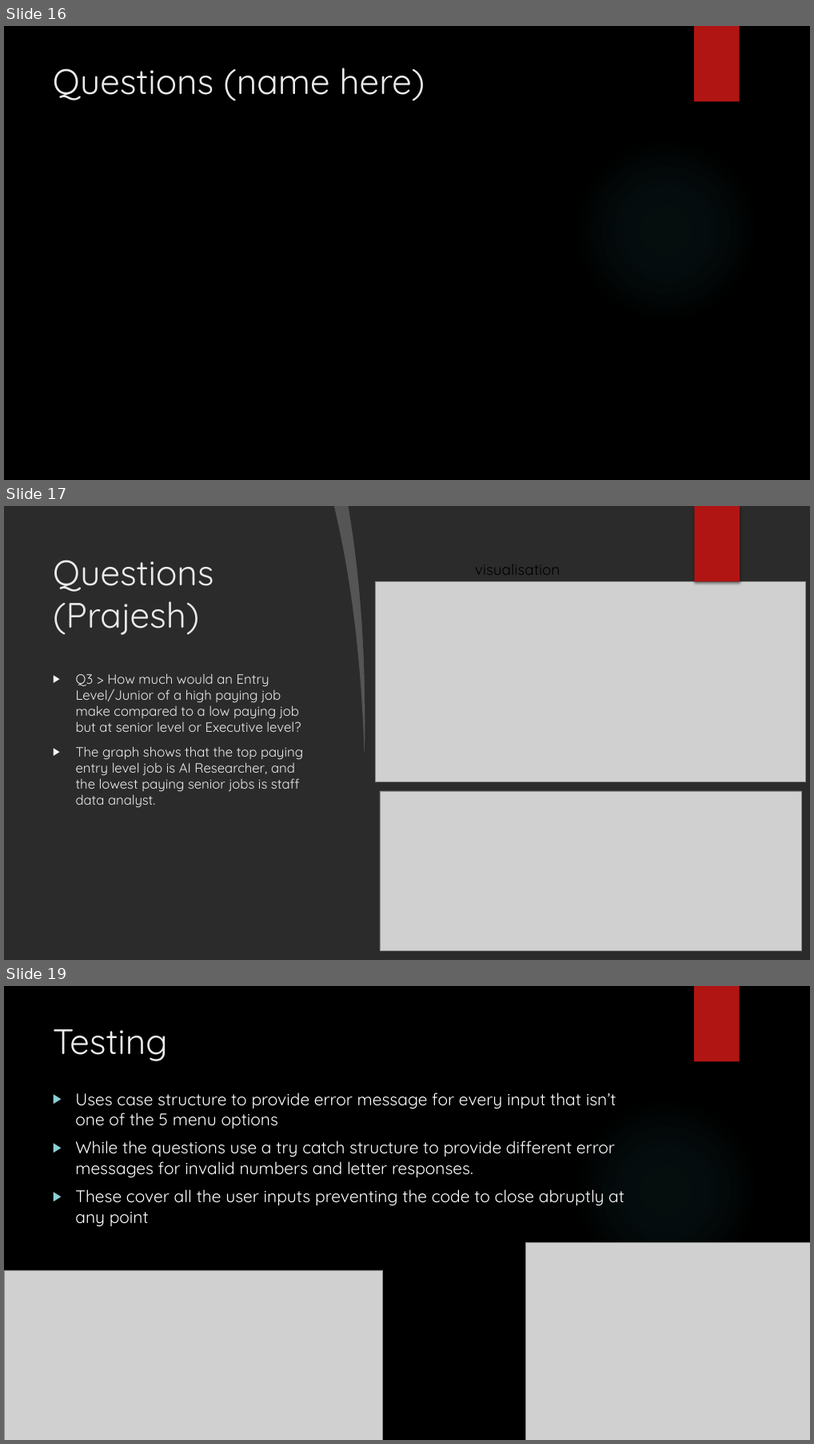
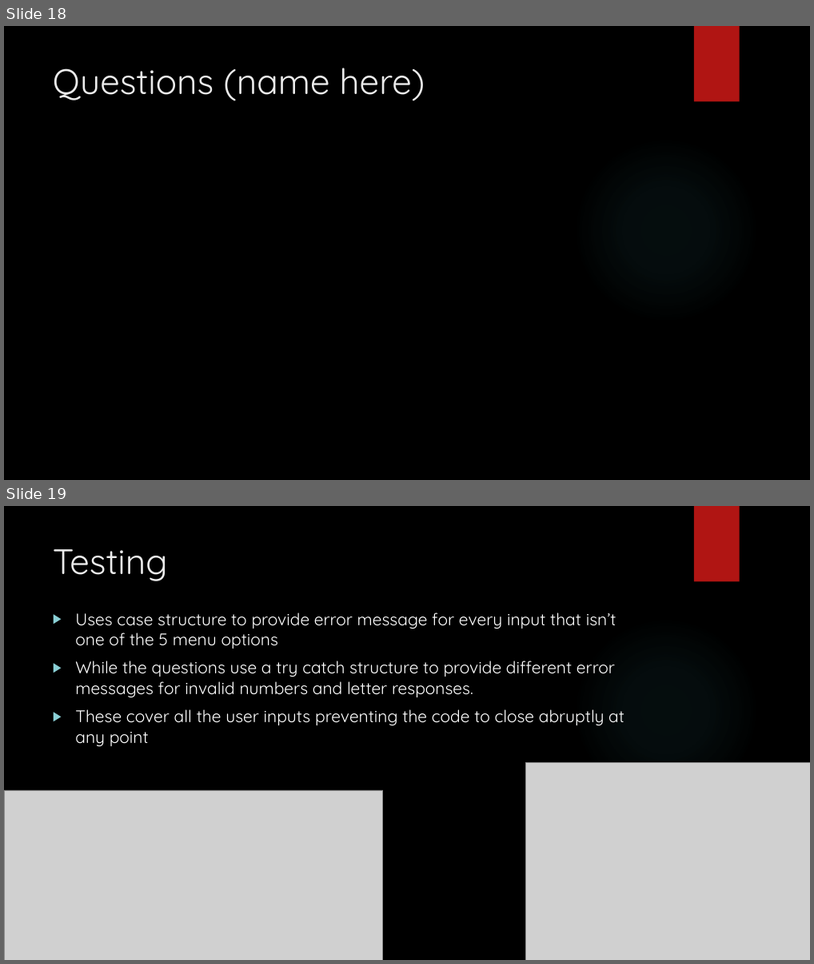
Before and after one commit to csmfduro/salaries, a slide deck: Computer Science Workshop Presentation.pptx. Shown one above the other, each under a label of ours: slides 16, 17 and 19 before the commit, slides 18 and 19 after it; the slides between them are not shown. The pictures are 814x1444 and 814x964 pixels, drawn with LibreOffice and Linux fonts; fonts in the diff are those of the drawing; grey boxes stand for pictures; background and template pictures are left out; a plain dark background stands for a picture behind light text. Boxes give left, top, right and bottom in pixels: in the first picture for what was removed or moved away, otherwise in the second. Text is boxed around its words. In the diff, an @@ line names an element or a change of style, - is before the commit and + after.

```diff
--- a/Computer Science Workshop Presentation.pptx
+++ b/Computer Science Workshop Presentation.pptx
@@ slide 17 removed at box(4, 506, 810, 960), background picture (left out); not listed: 1 template element that a slide beside it also shows @@
@@ freeform shape removed at box(334, 506, 371, 752) @@
@@ freeform shape removed at box(348, 506, 810, 960) @@
@@ rectangle removed at box(695, 506, 740, 582) @@
@@ title removed at box(53, 560, 214, 635) @@
-Questions (Prajesh)
@@ text removed at box(475, 565, 560, 575) @@
-visualisation
@@ picture removed at box(375, 582, 806, 781) @@
@@ ellipse removed at box(574, 616, 759, 803) @@
@@ text removed at box(76, 673, 303, 808) @@
-▶ Q3 > How much would an Entry Level/Junior of a high paying job make compared to a low paying job but at senior level or Executive level?
-▶ The graph shows that the top paying entry level job is AI Researcher, and the lowest paying senior jobs is staff data analyst.
@@ picture removed at box(380, 791, 802, 950) @@
@@ what was slide 16 is now slide 18 @@
```
Also in this commit, not shown: 1 slide changed, 2 slides added, 1 other slide removed.
